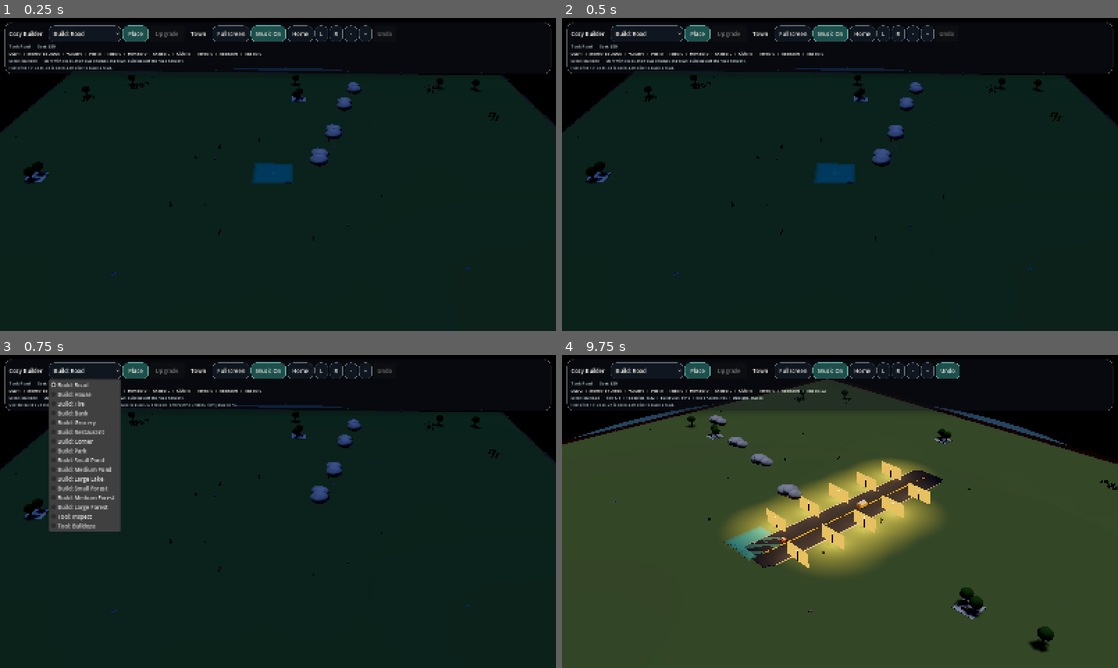
Above: before the commit, frames 1-4 (two rows, left to right).
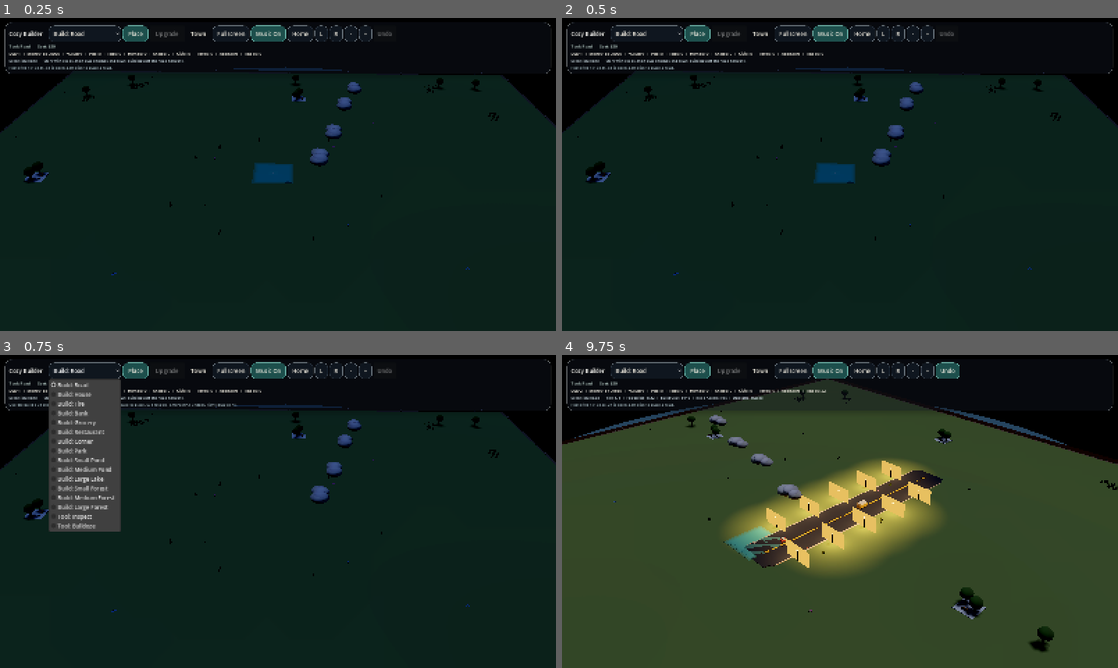
Above: after the commit, the same moments.

Repository: johnswaffles/my-backend-api
Game: Godot game, scene res://scenes/main_scene.tscn
Same seed, same stepped clock (60 frames per second), same inputs: the game is played once before the commit and once after it.
Inputs (mouse positions are in pixels of both pictures, inside the frame that each line leads up to):
- Up to frame 1 (0.25 s): no input
- Up to frame 2 (0.5 s): no input
- Up to frame 3 (0.75 s): click "Build: Road" at 0.5 s
- Up to frame 4 (9.75 s): click "Place" at 1.25 s; click "Town" at 2 s; click "Home" at 2.75 s; click "L" at 3.5 s; click "R" at 4.25 s; click "-" at 5 s; click "+" at 5.75 s; click "Music On" at 6.5 s; click "R" at 7.25 s; click "Music Off" at 8 s; move the mouse to (962, 495) at 8.77 s; hold D 8.78-9.5 s; tap 1 at 8.85 s; click (962, 495) at 8.92 s; drag from (728, 527) to (812, 574) at 9.52 s

The runs differ from the first frame. In frame 4, 0.2% of the frame differs, in the area x 36-67%, y 33-67%.
Error in both runs: Invalid call. Nonexistent function 'lock' in base 'Image'. (res://scripts/building_system.gd:4839)

Commit message:
Keep road lamp glows above road surfaces

Diff:
--- a/cozy-builder-godot/project.godot
+++ b/cozy-builder-godot/project.godot
@@ -31,3 +31,4 @@
 renderer/rendering_method="gl_compatibility"
 renderer/rendering_method.mobile="gl_compatibility"
 anti_aliasing/quality/msaa_3d=1
+limits/opengl/max_lights_per_object=8
--- a/cozy-builder-godot/scenes/lighting_controller.tscn
+++ b/cozy-builder-godot/scenes/lighting_controller.tscn
@@ -22,8 +22,8 @@
 reflected_light_source = 1
 tonemap_mode = 2
 glow_enabled = true
-glow_bloom = 0.1
-glow_intensity = 0.16
+glow_bloom = 0.11
+glow_intensity = 0.18
 fog_enabled = true
 fog_light_color = Color(0.282353, 0.223529, 0.231373, 1)
 fog_light_energy = 0.12
--- a/cozy-builder-godot/scripts/building_system.gd
+++ b/cozy-builder-godot/scripts/building_system.gd
@@ -4812,7 +4812,7 @@
 func _add_light_pool_local(position_3d: Vector3, parent: Node, glow_color: Color, alpha: float, energy: float, radius: float, height: float) -> void:
 	var glow := MeshInstance3D.new()
 	var mesh := PlaneMesh.new()
-	mesh.size = Vector2(maxf(2.6, radius * 5.8), maxf(2.6, radius * 5.8))
+	mesh.size = Vector2(maxf(2.8, radius * 6.0), maxf(2.8, radius * 6.0))
 	glow.mesh = mesh
 	var material := StandardMaterial3D.new()
 	material.shading_mode = BaseMaterial3D.SHADING_MODE_UNSHADED
@@ -4822,12 +4822,12 @@
 	material.albedo_texture = _ensure_lamp_glow_texture(glow_color, alpha)
 	material.emission_enabled = true
 	material.emission = glow_color
-	material.emission_energy_multiplier = energy
+	material.emission_energy_multiplier = energy * 1.1
 	material.roughness = 1.0
 	material.metallic_specular = 0.0
 	glow.material_override = material
 	glow.cast_shadow = GeometryInstance3D.SHADOW_CASTING_SETTING_OFF
-	glow.position = position_3d + Vector3(0.0, 0.012, 0.0)
+	glow.position = position_3d + Vector3(0.0, 0.104, 0.0)
 	glow.rotation_degrees.x = -90.0
 	parent.add_child(glow)
 
--- a/cozy-builder-godot/scripts/lighting_controller.gd
+++ b/cozy-builder-godot/scripts/lighting_controller.gd
@@ -21,8 +21,8 @@
 		env.fog_light_color = sky_horizon
 		env.fog_light_energy = 0.12 + town_strength * 0.05
 		env.fog_density = 0.001 + night_strength * 0.0009
-		env.glow_bloom = 0.1 + town_strength * 0.08
-		env.glow_intensity = 0.16 + town_strength * 0.12
+		env.glow_bloom = 0.11 + town_strength * 0.08
+		env.glow_intensity = 0.18 + town_strength * 0.12
 		env.adjustment_enabled = true
 		env.adjustment_brightness = 0.82 + town_strength * 0.08
 		env.adjustment_contrast = 1.1 + night_strength * 0.06
Not shown, changed: public/godot-playtest/index.html
Not shown, changed: public/godot-playtest/index.pck
